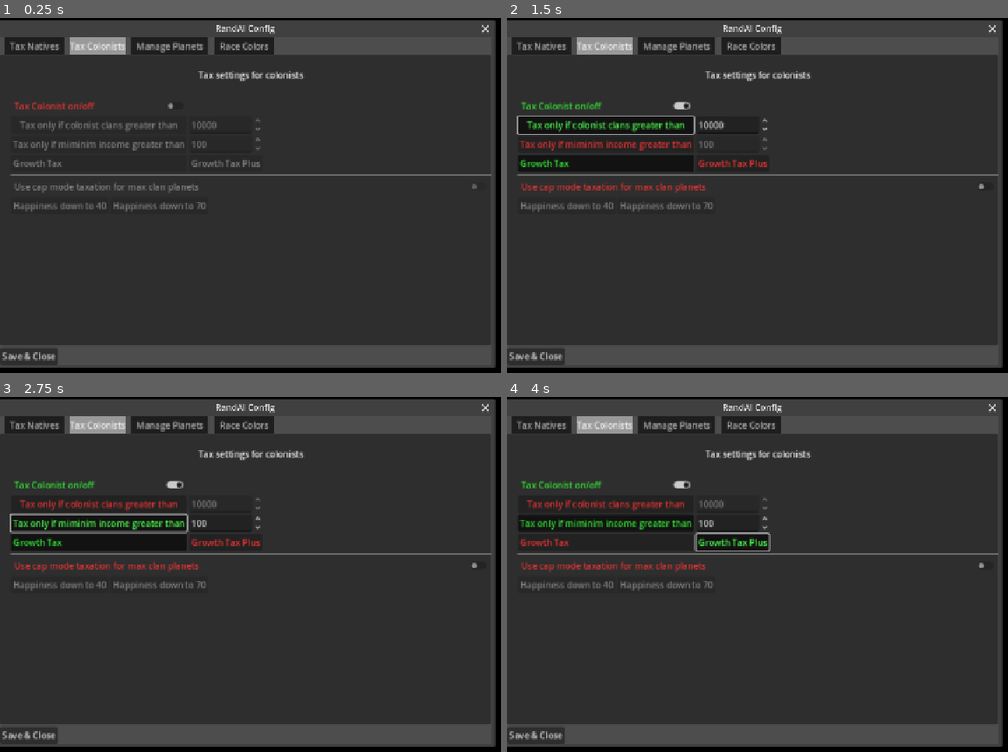
Above: before the commit, frames 1-4 (two rows, left to right).
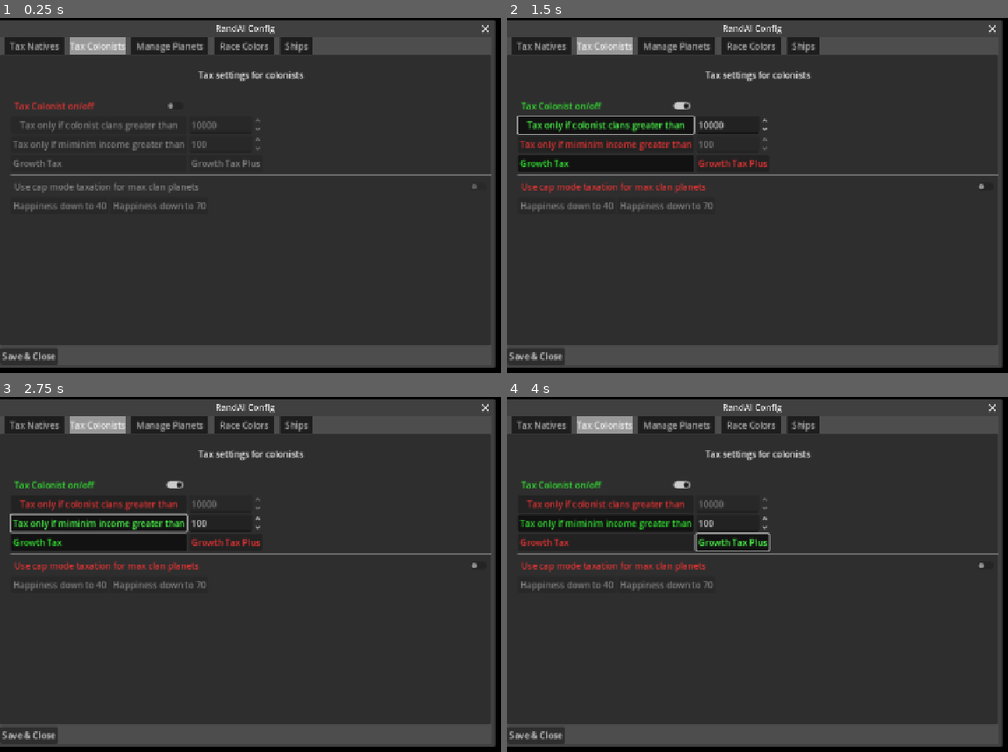
Above: after the commit, the same moments.

Repository: Kecupo/PMS-Planets.nu
Game: Godot game, scene res://Scenes/ConfigPopup.tscn
Two runs of this game, one before a commit and one after it. Both use one fixed random seed, a clock stepped at 60 frames per second and the inputs below. This scene is started directly instead of the project's main scene.
Inputs:
- Up to frame 1 (0.25 s): no input
- Up to frame 2 (1.5 s): click "Tax Colonist on/off" at 0.5 s; click "Tax only if colonist clans gr…" at 1.25 s
- Up to frame 3 (2.75 s): click "Tax only if miminim income gr…" at 2 s
- Up to frame 4 (4 s): click "Growth Tax" at 2.75 s; click "Growth Tax Plus" at 3.5 s

The runs differ from the first frame. In frame 1, 0.3% of the frame differs, in the area x 55-63%, y 5-11%; in frame 2, 0.3%; in frame 3, 0.3%; in frame 4, 0.3%.

Commit message:
Ship scan range

Diff:
--- a/Scenes/config_popup.gd
+++ b/Scenes/config_popup.gd
@@ -36,8 +36,11 @@
 var chk_build_defense: CheckButton = null
 var btn_build_21_defense: Button = null
 var btn_max_defense: Button = null
+var ships_vbox: VBoxContainer = null
+var chk_show_ship_scan_range: CheckButton = null
 
 func _ready() -> void:
+	_build_ships_tab()
 	_build_manage_planets_controls()
 	close_btn.pressed.connect(_on_close_pressed)
 	close_requested.connect(_on_close_pressed)
@@ -47,6 +50,7 @@
 	txt_never.text_changed.connect(_on_txt_never_changed)
 	chk_randomize.toggled.connect(_on_chk_randomize_toggled)
 	_wire_manage_planets_tab()
+	_wire_ships_tab()
 	_wire_colonist_tab()
 	_wire_native_tab()
 	# Initial pull
@@ -147,6 +151,36 @@
 	defense_row.add_child(btn_build_21_defense)
 	defense_row.add_child(btn_max_defense)
 
+func _build_ships_tab() -> void:
+	if ships_vbox != null:
+		return
+
+	var margin: MarginContainer = MarginContainer.new()
+	margin.name = "Ships"
+	margin.size_flags_horizontal = Control.SIZE_EXPAND_FILL
+	margin.size_flags_vertical = Control.SIZE_EXPAND_FILL
+	margin.add_theme_constant_override("margin_left", 20)
+	margin.add_theme_constant_override("margin_top", 14)
+	margin.add_theme_constant_override("margin_right", 20)
+	margin.add_theme_constant_override("margin_bottom", 14)
+	tabs.add_child(margin)
+
+	ships_vbox = VBoxContainer.new()
+	ships_vbox.size_flags_horizontal = Control.SIZE_EXPAND_FILL
+	ships_vbox.size_flags_vertical = Control.SIZE_EXPAND_FILL
+	margin.add_child(ships_vbox)
+
+	var title: Label = Label.new()
+	title.text = "Ship settings"
+	title.horizontal_alignment = HORIZONTAL_ALIGNMENT_CENTER
+	ships_vbox.add_child(title)
+	ships_vbox.add_child(HSeparator.new())
+
+	chk_show_ship_scan_range = CheckButton.new()
+	chk_show_ship_scan_range.text = "Show selected ship scan range"
+	chk_show_ship_scan_range.size_flags_horizontal = Control.SIZE_SHRINK_BEGIN
+	ships_vbox.add_child(chk_show_ship_scan_range)
+
 func _make_toggle_option(text: String, group: ButtonGroup) -> Button:
 	var btn: Button = Button.new()
 	btn.text = text
@@ -180,6 +214,10 @@
 	chk_build_defense.toggled.connect(_on_build_defense_toggled)
 	btn_build_21_defense.toggled.connect(_on_defense_build_mode_changed)
 	btn_max_defense.toggled.connect(_on_defense_build_mode_changed)
+
+func _wire_ships_tab() -> void:
+	chk_show_ship_scan_range.toggled.connect(_on_show_ship_scan_range_toggled)
+
 # -------------------------
 # Sync UI <- Config
 # -------------------------
@@ -187,6 +225,7 @@
 	_syncing = true
 
 	_sync_planet_manage_tab_from_config()
+	_sync_ships_tab_from_config()
 	_sync_colonist_tab_from_config()
 	_sync_native_tab_from_config()
 
@@ -225,6 +264,9 @@
 	btn_max_defense.button_pressed = int(RandAI_Config.planet_defense_build_mode) == RandAI_Config.PlanetDefenseBuildMode.MAX_DEFENSE
 	_update_manage_planets_controls()
 
+func _sync_ships_tab_from_config() -> void:
+	chk_show_ship_scan_range.button_pressed = bool(RandAI_Config.show_ship_scan_range)
+
 func _sync_colonist_tab_from_config() -> void:
 	chk_col_tax_enabled.button_pressed = bool(RandAI_Config.col_tax_enabled)
 
@@ -299,6 +341,12 @@
 	if _syncing:
 		return
 	RandAI_Config.randomize_other_fcs = on
+	RandAI_Config.mark_dirty()
+
+func _on_show_ship_scan_range_toggled(on: bool) -> void:
+	if _syncing:
+		return
+	RandAI_Config.show_ship_scan_range = on
 	RandAI_Config.mark_dirty()
 
 func _on_calc_optimal_buildings_toggled(on: bool) -> void:
--- a/Scripts/Data/RandAIConfig.gd
+++ b/Scripts/Data/RandAIConfig.gd
@@ -1,4 +1,6 @@
 extends Node
+signal config_changed
+
 var current_game_id: int = 0
 var dirty: bool = false
 
@@ -56,6 +58,11 @@
 var planet_mining_to_turn: int = 40
 var build_defense_enabled: bool = false
 var planet_defense_build_mode: int = PlanetDefenseBuildMode.BUILD_21
+
+# -------------------------
+# Star Map Config
+# -------------------------
+var show_ship_scan_range: bool = false
 
 # -------------------------
 # Colonist Tax Config
@@ -160,6 +167,7 @@
 
 func mark_dirty() -> void:
 	dirty = true
+	config_changed.emit()
 
 # -----------------------------------------------------------------------------
 # Defaults / load / save
@@ -178,6 +186,9 @@
 	planet_mining_to_turn = 40
 	build_defense_enabled = false
 	planet_defense_build_mode = PlanetDefenseBuildMode.BUILD_21
+
+	# Star map
+	show_ship_scan_range = false
 
 	# Colonists
 	col_tax_enabled = false
@@ -213,6 +224,7 @@
 	planet_mining_to_turn = max(1, _read_int(d, "planet_mining_to_turn", 40))
 	build_defense_enabled = _read_bool(d, "build_defense_enabled", false)
 	planet_defense_build_mode = _read_int(d, "planet_defense_build_mode", PlanetDefenseBuildMode.BUILD_21)
+	show_ship_scan_range = _read_bool(d, "show_ship_scan_range", false)
 
 	if planet_mining_target_mode < PlanetMiningTargetMode.IN_TURNS or planet_mining_target_mode > PlanetMiningTargetMode.TO_TURN:
 		planet_mining_target_mode = PlanetMiningTargetMode.IN_TURNS
@@ -287,6 +299,7 @@
 	d["planet_mining_to_turn"] = planet_mining_to_turn
 	d["build_defense_enabled"] = build_defense_enabled
 	d["planet_defense_build_mode"] = planet_defense_build_mode
+	d["show_ship_scan_range"] = show_ship_scan_range
 
 	# Colonists
 	d["col_tax_enabled"] = col_tax_enabled
--- a/Scripts/Data/star_map.gd
+++ b/Scripts/Data/star_map.gd
@@ -52,10 +52,16 @@
 	_create_hover_overlay()
 	GameState.turn_loaded.connect(_on_turn_loaded)
 	GameState.selection_changed.connect(_on_selection_changed)
+	if not RandAI_Config.config_changed.is_connected(_on_config_changed):
+		RandAI_Config.config_changed.connect(_on_config_changed)
 	GameState.orders_changed.connect(func() -> void:
 		_rebuild_mine_sweep_preview()
 		queue_redraw()
 )
+
+func _on_config_changed() -> void:
+	queue_redraw()
+
 func _on_turn_loaded() -> void:
 	var center := Vector2(
 		(game_state.map_min_x + game_state.map_max_x) * 0.5,
@@ -200,6 +206,13 @@
 		return
 
 	var pos: Vector2 = _ship_to_world(ship)
+	if RandAI_Config.show_ship_scan_range:
+		var scan_range: float = _ship_scan_range()
+		if scan_range > 0.0:
+			var scan_color: Color = _ship_color(ship)
+			scan_color.a = 0.38
+			draw_arc(pos, scan_range, 0.0, TAU, 192, scan_color, _screen_px_to_world(1.0))
+
 	var outer_radius: float = _screen_px_to_world(13.0)
 	var inner_radius: float = _screen_px_to_world(9.0)
 	var outer_width: float = _screen_px_to_world(2.4)
@@ -2449,6 +2462,20 @@
 		return settings_v as Dictionary
 	return {}
 
+func _ship_scan_range() -> float:
+	var settings: Dictionary = _settings_from_rst()
+	return maxf(0.0, _dict_float(settings, [
+		"shipscanrange",
+		"ship_scan_range",
+		"shipscan",
+		"scanrange",
+		"scan_range",
+		"scanningrange",
+		"scannerange",
+		"sensorrange",
+		"sensor_range"
+	], 300.0))
+
 func _dict_int(d: Dictionary, keys: Array[String], fallback: int = 0) -> int:
 	for key: String in keys:
 		if not d.has(key):
